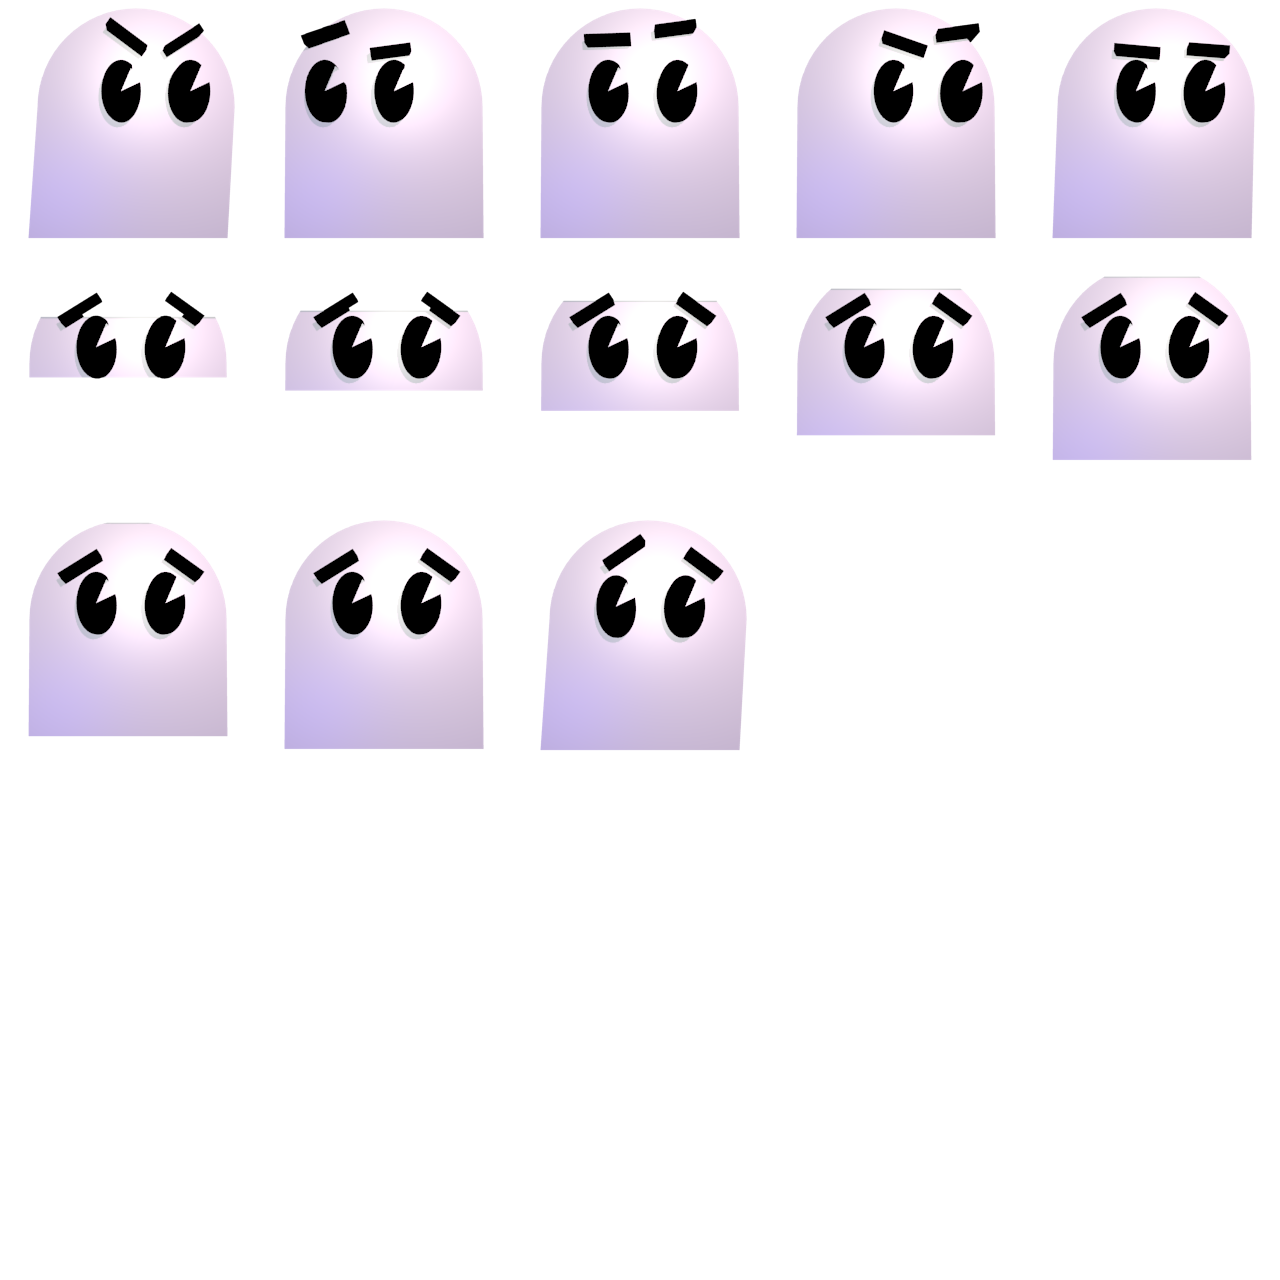
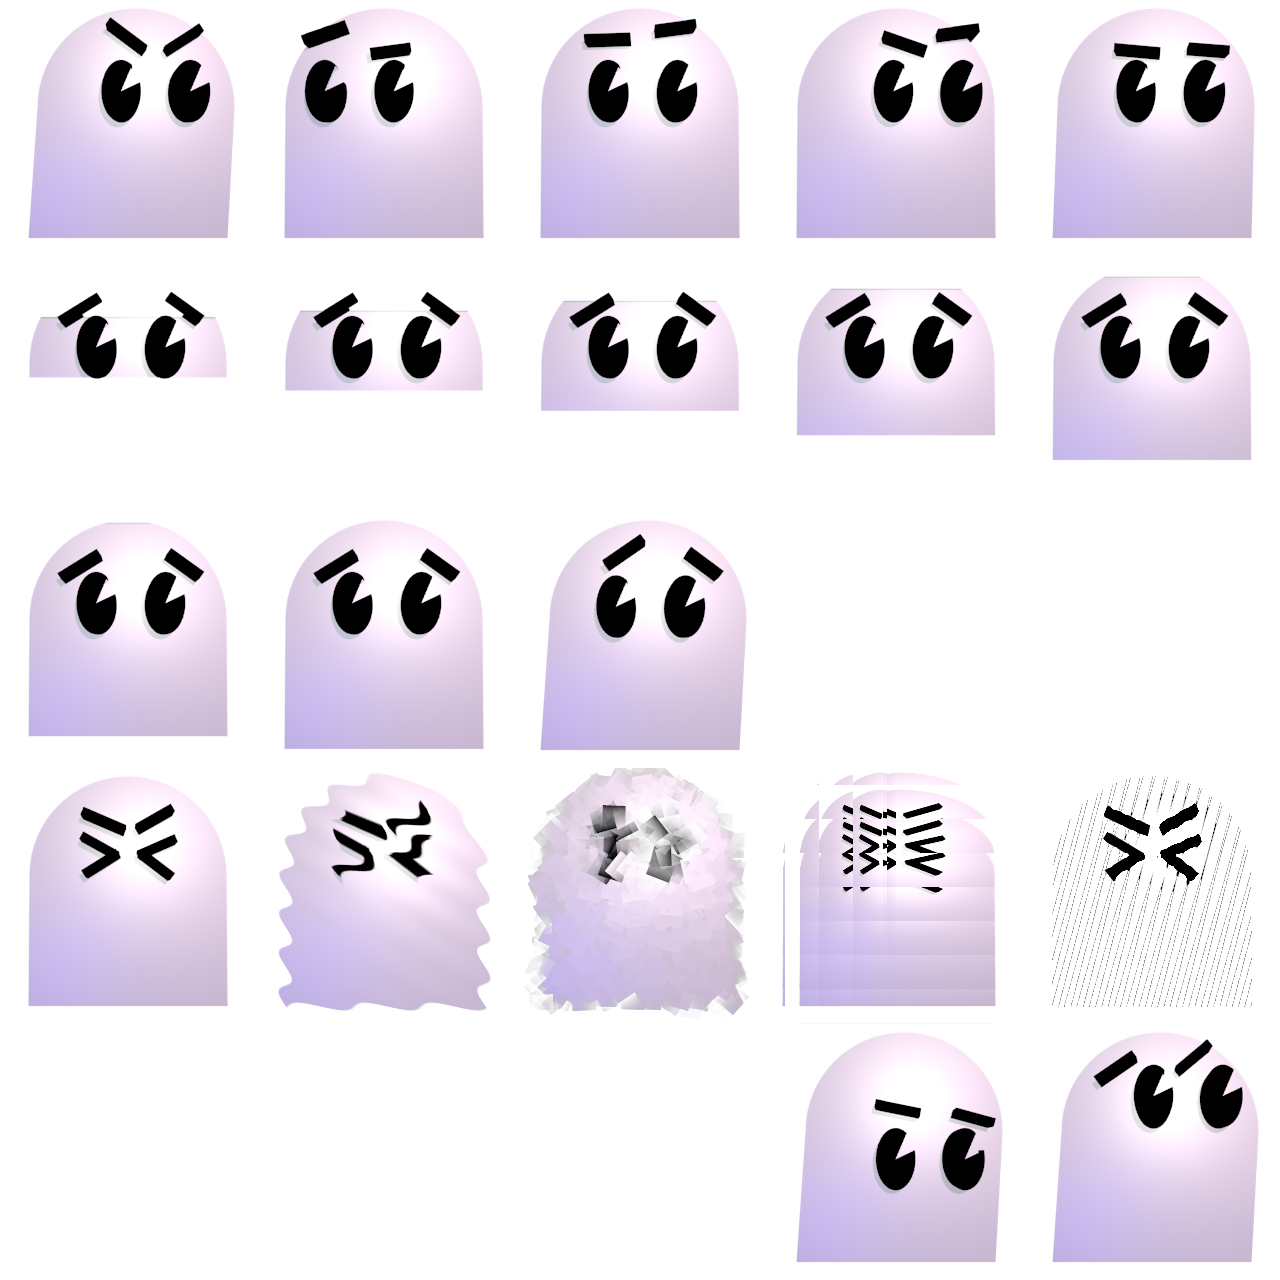
Layer changes from the first 1280×1280 image to the second:
added layer "GHOST_LOOKUP.png" above "GHOST_LOOKDOWN.png" over [1052, 1032, 1259, 1263]
added layer "GHOST_LOOKDOWN.png" above "Pasted Layer #3" over [796, 1032, 1003, 1263]
added layer "Pasted Layer #3" above "Pasted Layer #2" over [1052, 776, 1252, 1007]
added layer "Pasted Layer #2" above "Pasted Layer #1" over [782, 772, 996, 1024]
added layer "Pasted Layer #1" above "Pasted Layer" over [524, 768, 749, 1019]
added layer "Pasted Layer" above "GHOST_SHOCK.png" over [277, 772, 491, 1011]
added layer "GHOST_SHOCK.png" above "GHOST_01_STATIC.png" over [28, 776, 228, 1007]